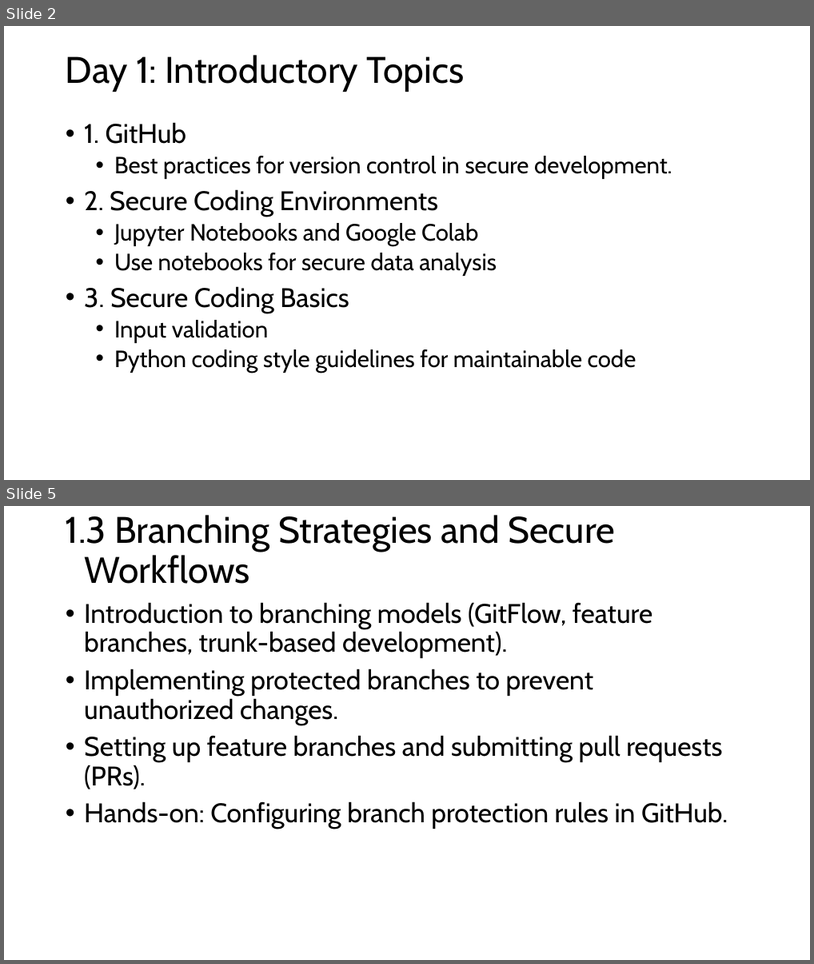
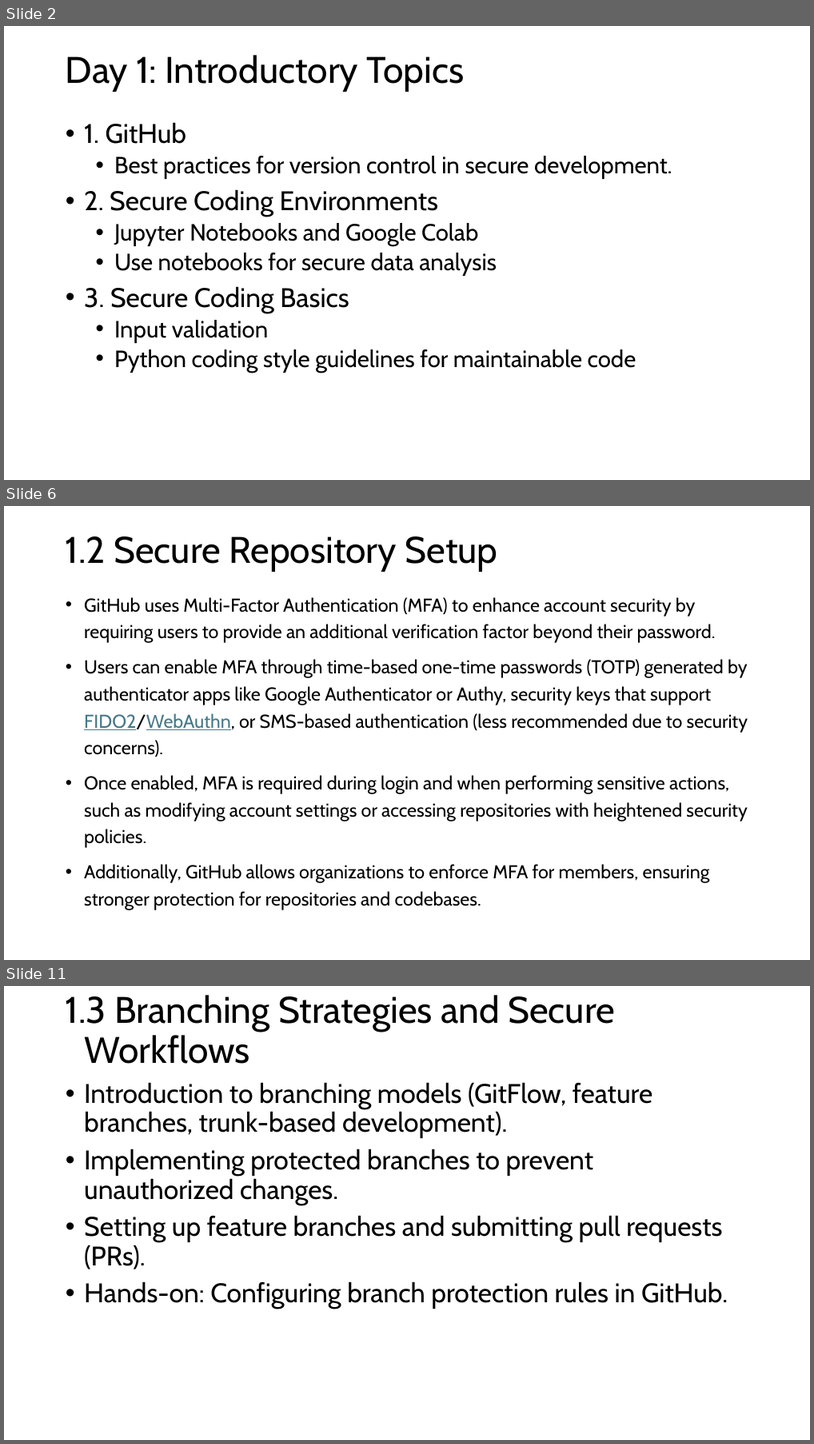
Before and after one commit to FSCJ-FacultyDev/SWC-Columbus-2025, a slide deck: Slides-Day1.pptx. Shown one above the other, each under a label of ours: slides 2 and 5 before the commit, slides 2, 6 and 11 after it; the slides between them are not shown. The pictures are 814x964 and 814x1444 pixels, drawn with LibreOffice and Linux fonts; fonts in the diff are those of the drawing. Boxes give left, top, right and bottom in pixels: in the first picture for what was removed or moved away, otherwise in the second. Text is boxed around its words. In the diff, an @@ line names an element or a change of style, - is before the commit and + after.

```diff
--- a/Slides-Day1.pptx
+++ b/Slides-Day1.pptx
@@ slide 6 added at (4, 506, 810, 960), background #FFFFFF @@
@@ title added at (66, 536, 498, 572), 44 pt, text #000000 @@
+1.2 Secure Repository Setup
@@ text added at (84, 597, 748, 910), 22.2 pt, text #000000 @@
+• GitHub uses Multi-Factor Authentication (MFA) to enhance account security by requiring users to provide an additional verification factor beyond their password.
+• Users can enable MFA through time-based one-time passwords (TOTP) generated by authenticator apps like Google Authenticator or Authy, security keys that support FIDO2/WebAuthn, or SMS-based authentication (less recommended due to security concerns).
+• Once enabled, MFA is required during login and when performing sensitive actions, such as modifying account settings or accessing repositories with heightened security policies.
+• Additionally, GitHub allows organizations to enforce MFA for members, ensuring stronger protection for repositories and codebases.
@@ what was slide 5 is now slide 11 @@
```
Also in this commit, not shown: 3 slides changed, 5 other slides added.
